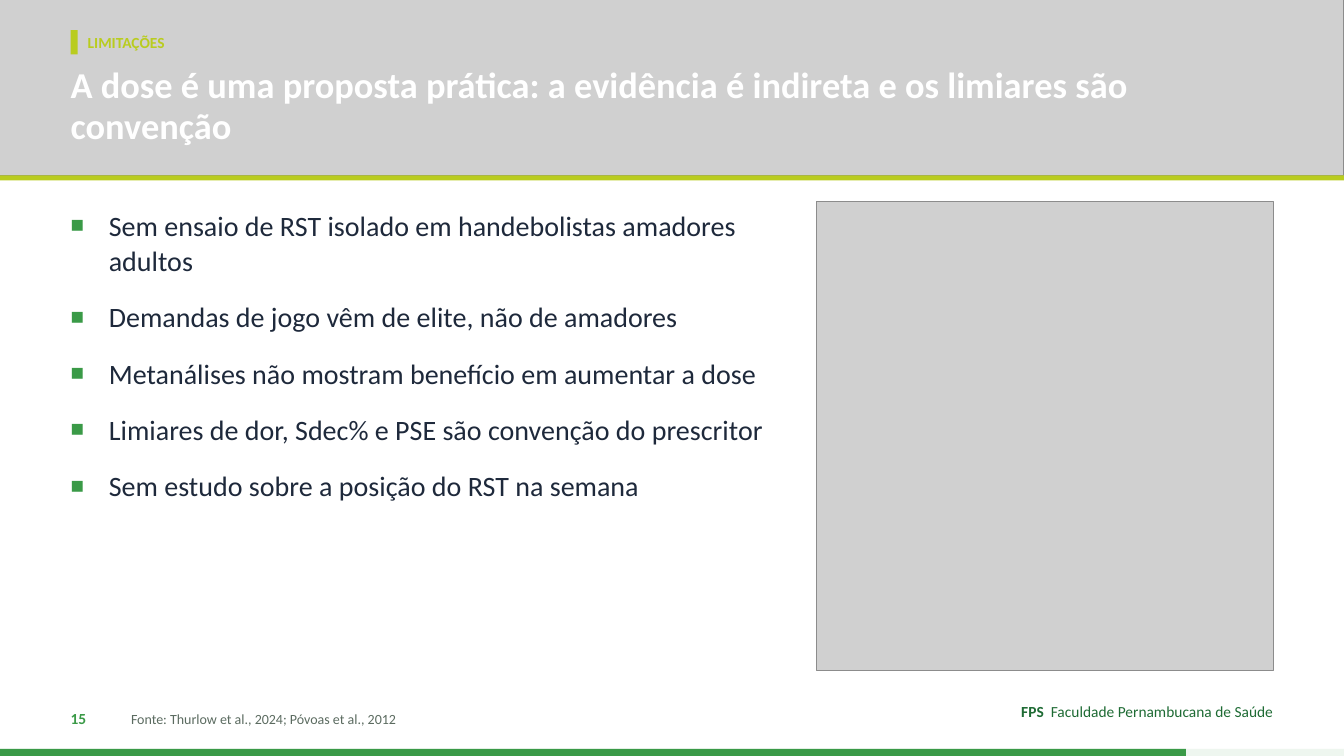
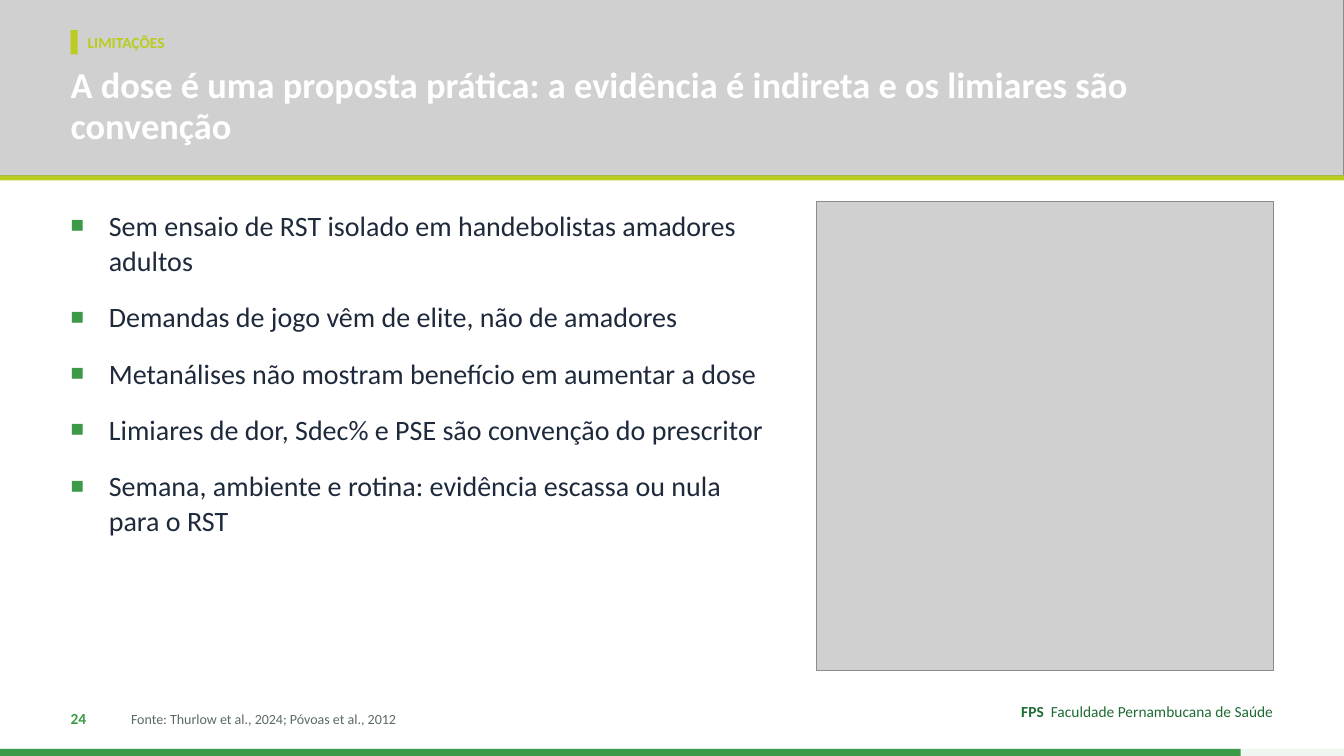
Before and after one commit to Institutomoraisandrade/CRM, a slide deck: slide 24 of trabalho-fps/trabalhos/2026-11-11-handebol-rsa/apresentacao.pptx (slide 15 before the commit). Drawn at 1344x756 pixels with LibreOffice and Linux fonts; fonts in the diff are those of the drawing; grey boxes stand for pictures. Boxes give left, top, right and bottom in pixels: in the first picture for what was removed or moved away, otherwise in the second. Text is boxed around its words. In the diff, an @@ line names an element or a change of style, - is before the commit and + after.

```diff
--- a/trabalho-fps/trabalhos/2026-11-11-handebol-rsa/apresentacao.pptx
+++ b/trabalho-fps/trabalhos/2026-11-11-handebol-rsa/apresentacao.pptx
@@ text at (x1=109, y1=476, x2=720, y2=536): text changed @@
-■ Sem estudo sobre a posição do RST na semana
+■ Semana, ambiente e rotina: evidência escassa ou nula para o RST
@@ text at (x1=71, y1=714, x2=87, y2=724): text changed @@
-15
+24
@@ rectangle resized from (x1=0, y1=749, x2=1186, y2=756) to (x1=0, y1=749, x2=1241, y2=756) @@
```
Also in this commit, not shown: 16 other slides changed, 10 slides added, 5 other files.
